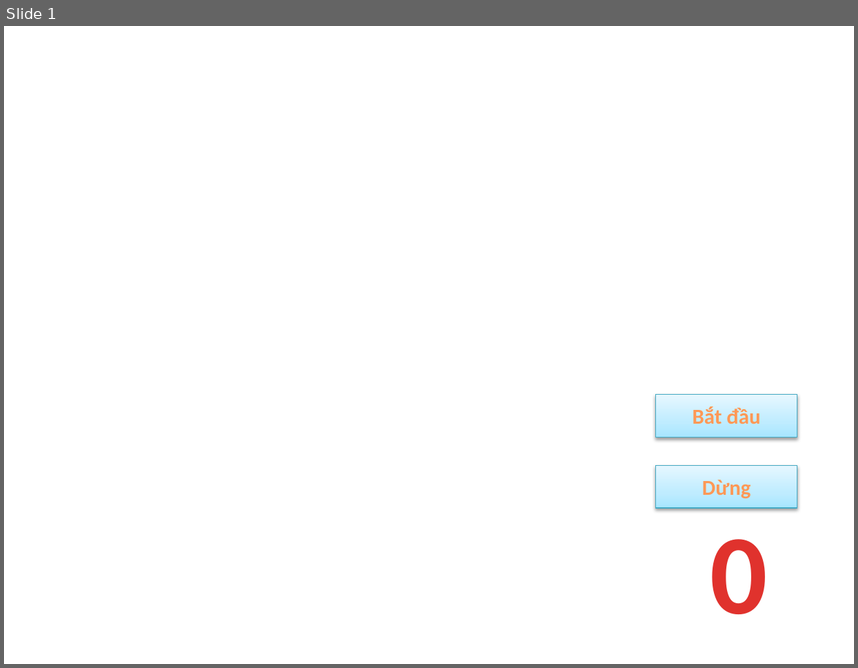
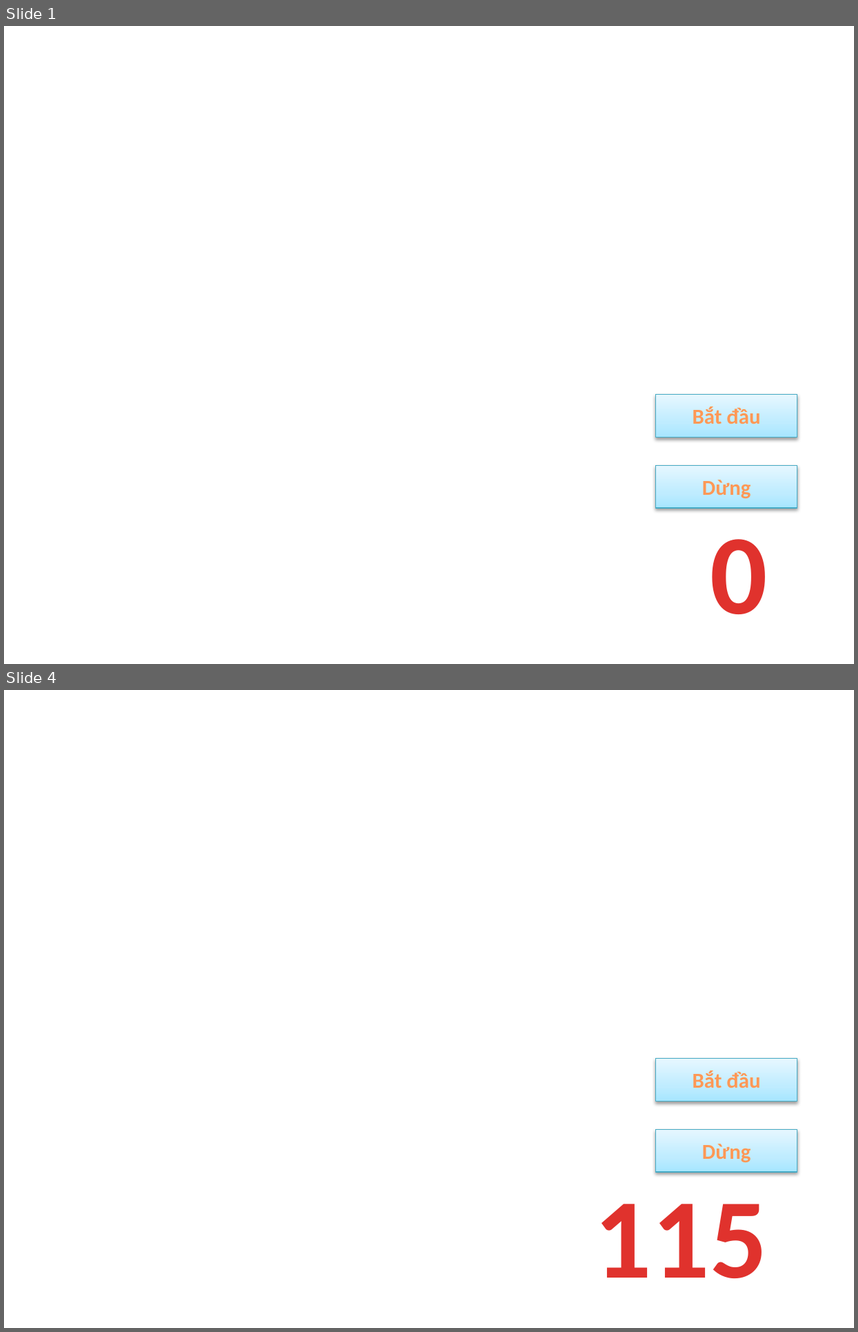
Before and after one commit to huytt/giao-an, a slide deck: DongHo.pptm. Shown one above the other, each under a label of ours: slide 1 before the commit, slides 1 and 4 after it; the slides between them are not shown. The pictures are 858x668 and 858x1332 pixels, drawn with LibreOffice and Linux fonts; fonts in the diff are those of the drawing. Boxes give left, top, right and bottom in pixels: in the first picture for what was removed or moved away, otherwise in the second. Text is boxed around its words. In the diff, an @@ line names an element or a change of style, - is before the commit and + after.

```diff
--- a/DongHo.pptm
+++ b/DongHo.pptm
@@ slide 4 added at (4,690,854,1328), background #FFFFFF @@
@@ rectangle added at (656,1058,798,1101), fill gradient #A7E6FF to #C1EDFF to #E7F8FF, outline #46AAC5 0.75 pt, 18 pt, text gradient #9D4700 to #FF9856 to #FFF5F1, bold @@
+Bắt đầu
@@ rectangle added at (656,1130,798,1172), fill gradient #A7E6FF to #C1EDFF to #E7F8FF, outline #46AAC5 0.75 pt, 18 pt, text gradient #9D4700 to #FF9856 to #FFF5F1, bold @@
+Dừng
@@ text added at (594,1203,767,1278), 96 pt, text gradient #E0322D to #A2201C, bold @@
+115
```
Also in this commit, not shown: 1 slide changed, 2 other slides added.
